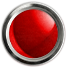
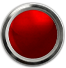
The second 66x68 image is a revision of the first. Changes to its layers:
painted on "Metal_Ring" over [1, 2, 65, 66]
added layer "Color copy" (multiply) above "Color" over [5, 8, 59, 63]
added layer "Color" (30%) above "Old_Film_Overlay" over [5, 8, 59, 63]
painted on "Old_Film_Overlay" over [0, 1, 66, 68]
painted on "Metal_Orb" (1st of 2) over [0, 1, 66, 68]
showed "Metal_Orb" (2nd of 2), painted on it over [0, 1, 66, 68]
painted on "Layer 1" over [5, 7, 60, 63]
